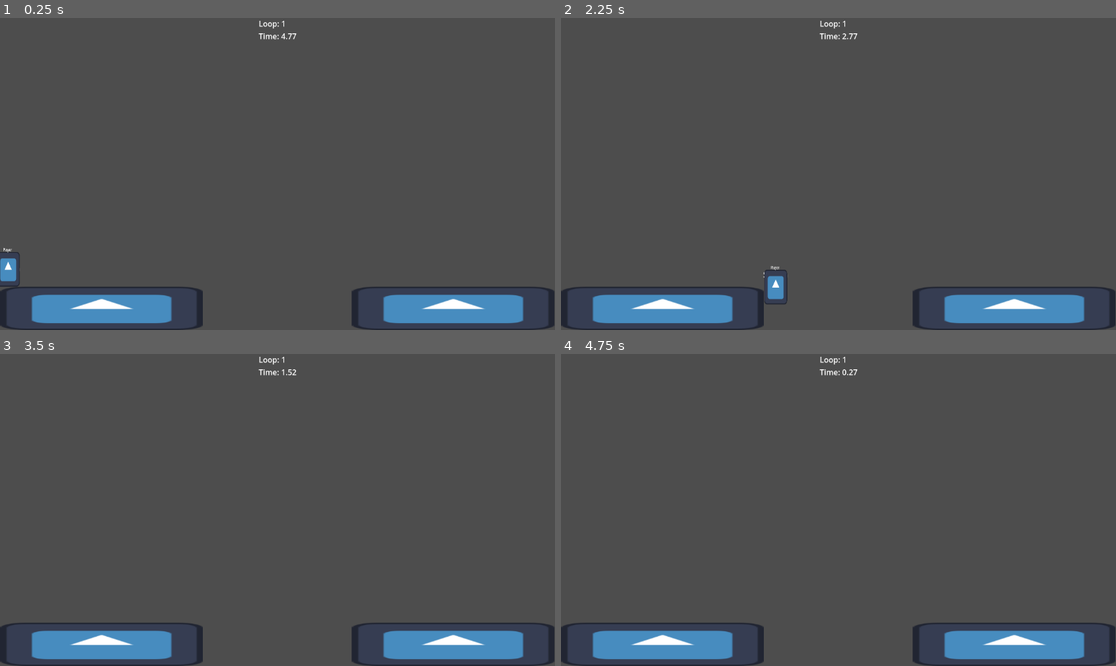
Above: before the commit, frames 1-4 (two rows, left to right).
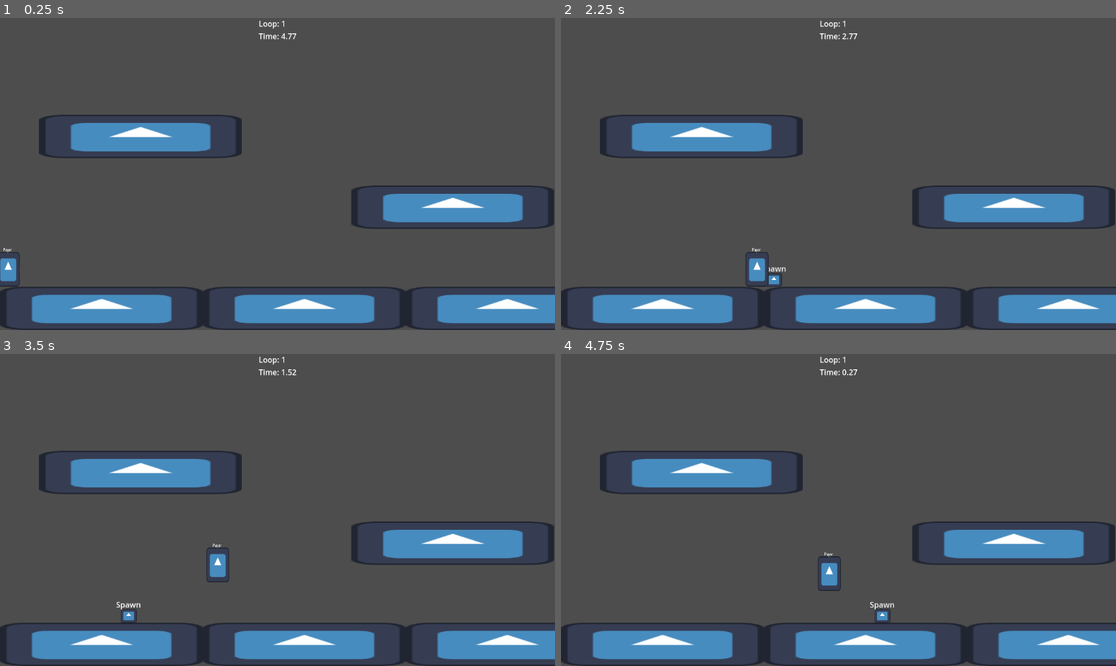
Above: after the commit, the same moments.

Repository: MrDreamhost/gmtk-jam-2025
Game: Godot game, scene res://game/main.tscn
Same seed, same stepped clock (60 frames per second), same inputs: the game is played once before the commit and once after it. The engine's default icon, where the game draws it, is replaced by a stand-in: a white triangle on a blue panel in a dark square.
Inputs:
- Up to frame 1 (0.25 s): no input
- Up to frame 2 (2.25 s): hold D (player_right) 0.53-2.03 s; tap Shift (set_spawn_point) at 0.6, 1.35, 2.1 s; tap Space (player_jump) at 0.77, 1.52 s; hold A (player_left) from 2.03 s (still down)
- Up to frame 3 (3.5 s): release A (player_left) at 2.78 s; hold D (player_right) from 2.78 s (still down); tap Shift (set_spawn_point) at 2.85 s; tap Space (player_jump) at 3.02 s
- Up to frame 4 (4.75 s): tap Shift (set_spawn_point) at 3.6, 4.35 s; tap Space (player_jump) at 3.77, 4.52 s; release D (player_right) at 4.28 s; hold A (player_left) from 4.28 s (still down)

The runs differ from the first frame. In frame 1, 11% of the frame differs, in the area x 7-100%, y 30-100%; in frame 2, 11%; in frame 3, 11%; in frame 4, 11%.

Commit message:
Update test level

Diff:
--- a/level/test_level/test_level.tscn
+++ b/level/test_level/test_level.tscn
@@ -22,8 +22,19 @@
 scale = Vector2(3.28906, 0.703125)
 texture = ExtResource("1_twal5")
 
+[node name="StaticBody2D3" type="StaticBody2D" parent="."]
+position = Vector2(292, 246)
+metadata/_edit_group_ = true
+
+[node name="CollisionShape2D" type="CollisionShape2D" parent="StaticBody2D3"]
+shape = SubResource("RectangleShape2D_5d2q1")
+
+[node name="Sprite2D" type="Sprite2D" parent="StaticBody2D3"]
+scale = Vector2(3.28906, 0.703125)
+texture = ExtResource("1_twal5")
+
 [node name="StaticBody2D2" type="StaticBody2D" parent="."]
-position = Vector2(941, 603)
+position = Vector2(940, 393)
 metadata/_edit_group_ = true
 
 [node name="CollisionShape2D" type="CollisionShape2D" parent="StaticBody2D2"]
@@ -33,5 +44,27 @@
 scale = Vector2(3.28906, 0.703125)
 texture = ExtResource("1_twal5")
 
+[node name="StaticBody2D4" type="StaticBody2D" parent="."]
+position = Vector2(632, 603)
+metadata/_edit_group_ = true
+
+[node name="CollisionShape2D" type="CollisionShape2D" parent="StaticBody2D4"]
+shape = SubResource("RectangleShape2D_5d2q1")
+
+[node name="Sprite2D" type="Sprite2D" parent="StaticBody2D4"]
+scale = Vector2(3.28906, 0.703125)
+texture = ExtResource("1_twal5")
+
+[node name="StaticBody2D5" type="StaticBody2D" parent="."]
+position = Vector2(1053, 603)
+metadata/_edit_group_ = true
+
+[node name="CollisionShape2D" type="CollisionShape2D" parent="StaticBody2D5"]
+shape = SubResource("RectangleShape2D_5d2q1")
+
+[node name="Sprite2D" type="Sprite2D" parent="StaticBody2D5"]
+scale = Vector2(3.28906, 0.703125)
+texture = ExtResource("1_twal5")
+
 [node name="SpawnPoint" parent="." instance=ExtResource("2_u1e15")]
 position = Vector2(17, 557)
